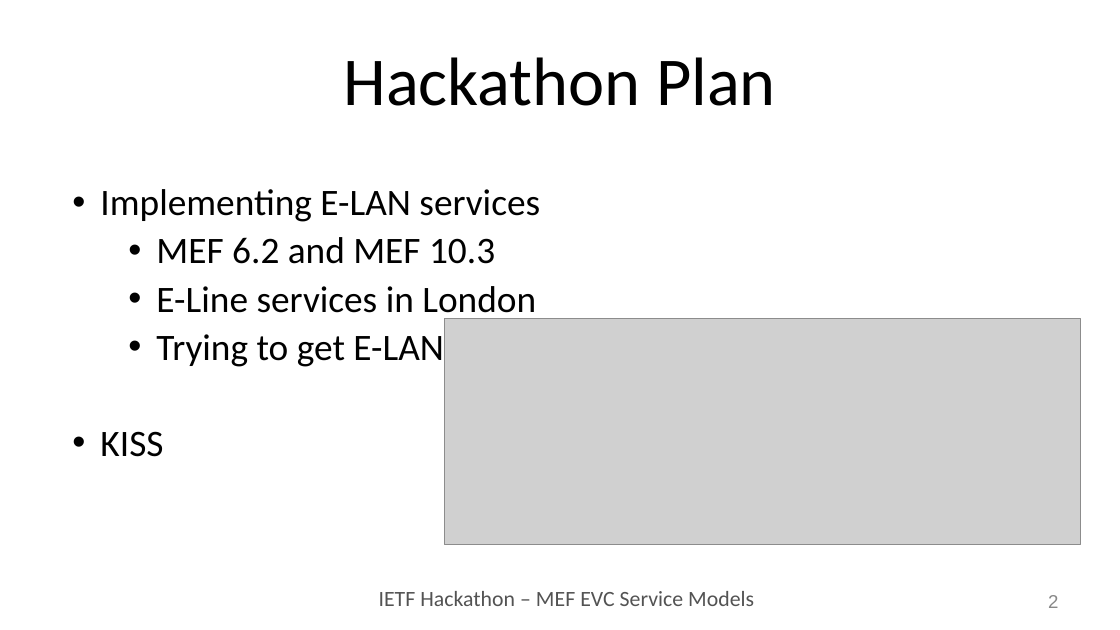
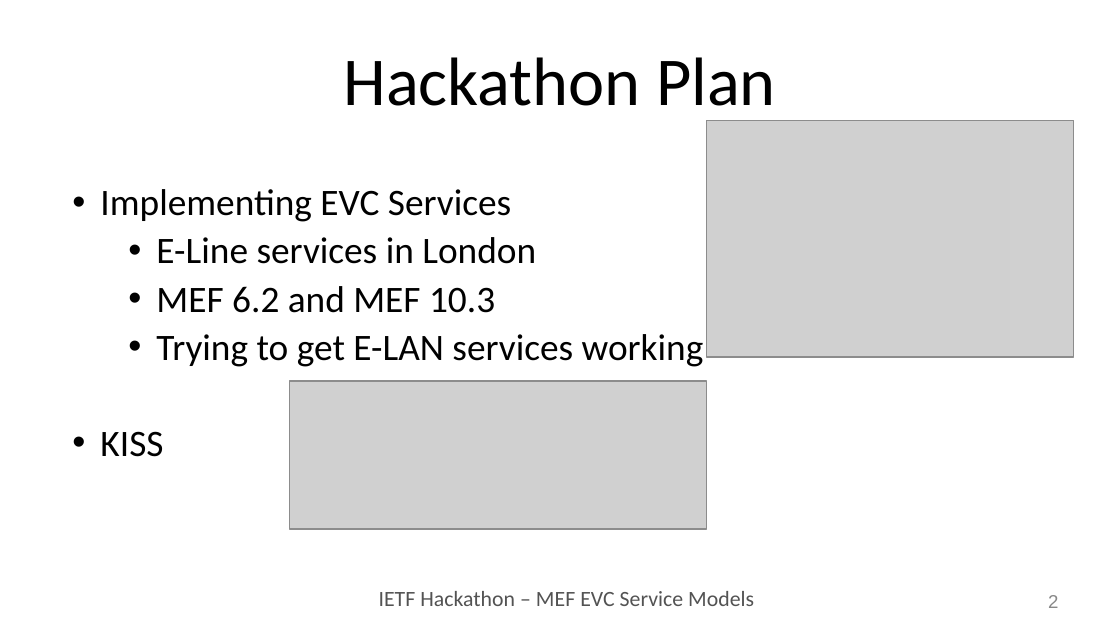
Before and after one commit to IETF-Hackathon/ietf102-project-presentations, a slide deck: slide 2 of MEF EVC Service Models.pptx. Drawn at 1120x630 pixels with LibreOffice and Linux fonts; fonts in the diff are those of the drawing; grey boxes stand for pictures. Boxes give left, top, right and bottom in pixels: in the first picture for what was removed or moved away, otherwise in the second. Text is boxed around its words. In the diff, an @@ line names an element or a change of style, - is before the commit and + after.

Commit message:
Minor updates to the presentation

```diff
--- a/MEF EVC Service Models.pptx
+++ b/MEF EVC Service Models.pptx
@@ picture added at (x1=707, y1=120, x2=1074, y2=357) @@
@@ text at (x1=100, y1=189, x2=536, y2=264): text changed @@
-• Implementing E-LAN services
+• Implementing EVC Services
+  • E-Line services in London
@@ text at (x1=156, y1=286, x2=536, y2=321): paragraph removed @@
-  • E-Line services in London
@@ picture resized from (x1=445, y1=319, x2=1081, y2=545) to (x1=289, y1=381, x2=706, y2=529) @@
```
